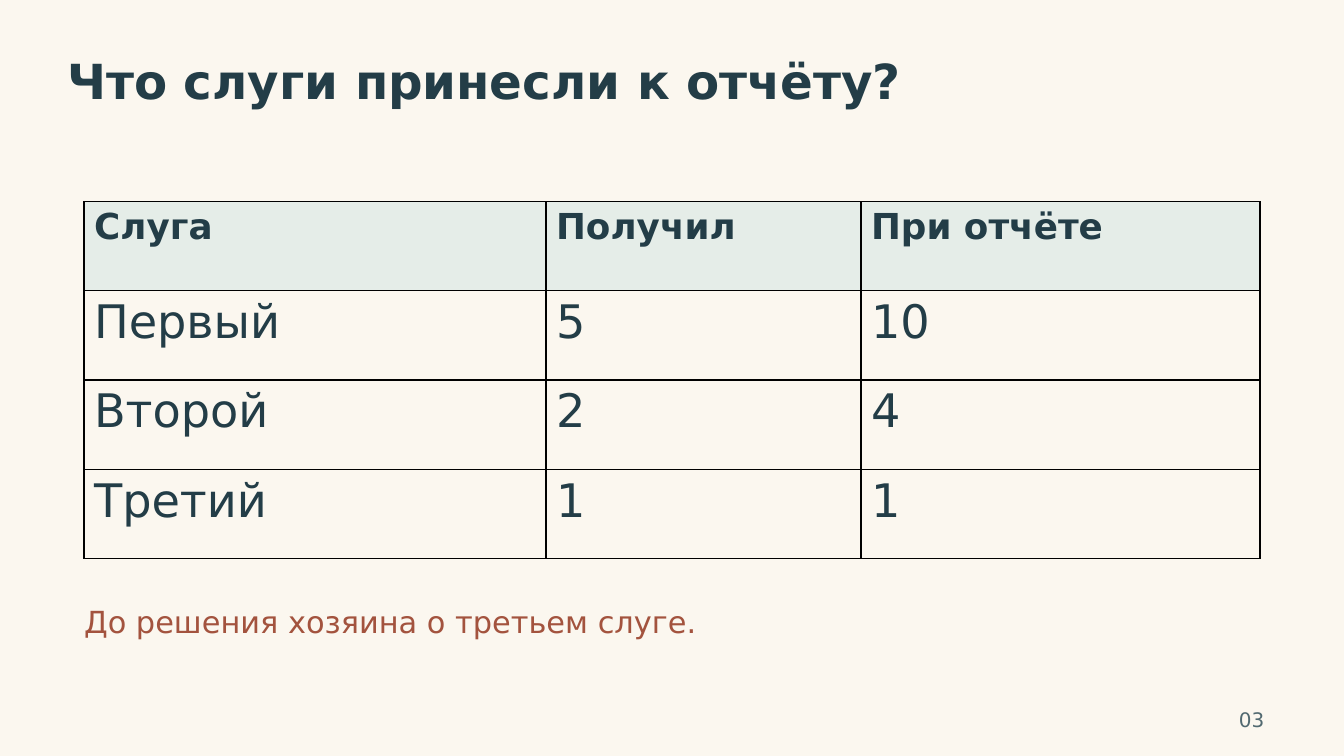
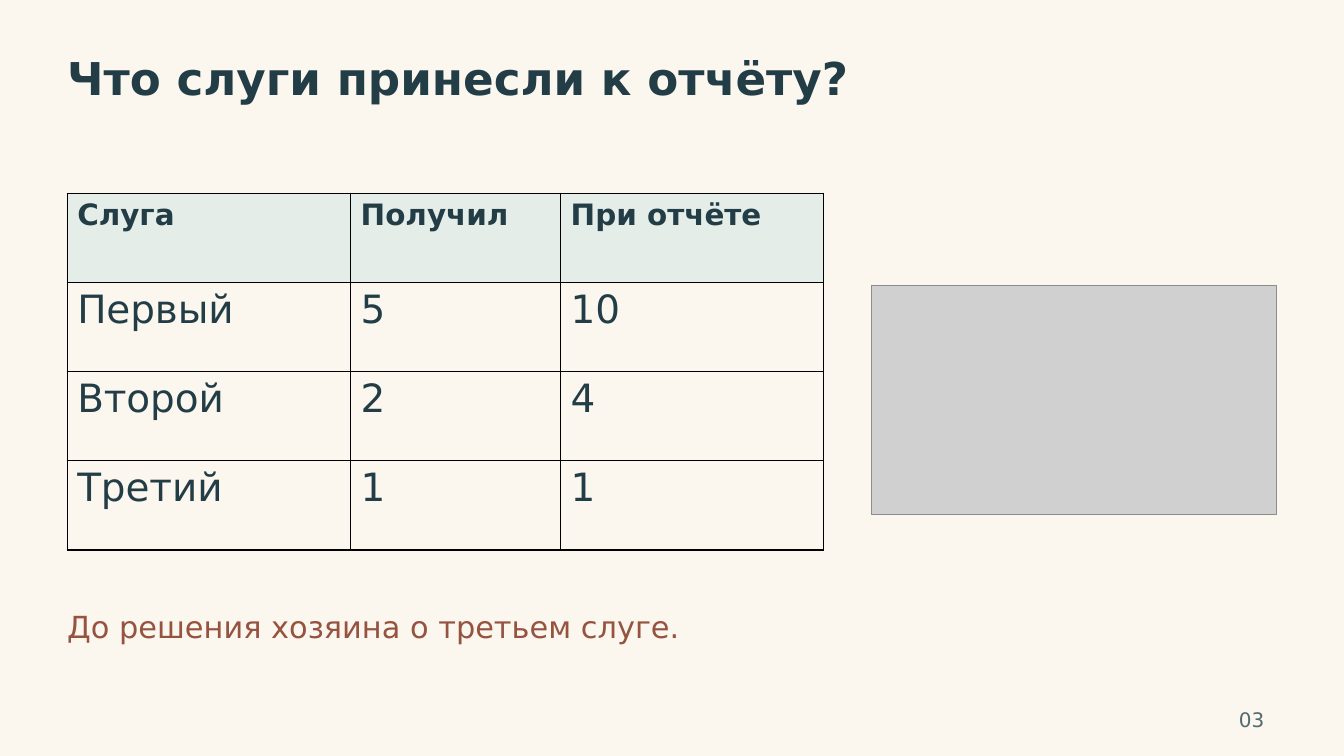
Before and after one commit to VAtapin/lessons, a slide deck: slide 3 of assets/lessons/chto-delat-so-svoim-talantom/Talant_Prezentaciya.pptx. Drawn at 1344x756 pixels with LibreOffice and Linux fonts; fonts in the diff are those of the drawing; grey boxes stand for pictures. Boxes give left, top, right and bottom in pixels: in the first picture for what was removed or moved away, otherwise in the second. Text is boxed around its words. In the diff, an @@ line names an element or a change of style, - is before the commit and + after.

```diff
--- a/assets/lessons/chto-delat-so-svoim-talantom/Talant_Prezentaciya.pptx
+++ b/assets/lessons/chto-delat-so-svoim-talantom/Talant_Prezentaciya.pptx
@@ text "Что слуги принесли к отчёту?" at bbox=[67, 60, 848, 105]: size 34.5 to 32.2 pt @@
@@ table at bbox=[68, 194, 823, 551] @@
@@ size 25.5 to 21 pt in "Слуга", "Получил", "При отчёте" @@
@@ size 33 to 27.8 pt in "Первый", "5", "10", "Второй" and 5 more places @@
@@ table: place and size @@
-table at bbox=[84, 202, 1259, 559]
+table at bbox=[68, 194, 823, 551]
@@ picture added at bbox=[872, 286, 1277, 514] @@
@@ text "До решения хозяина о третьем ...": place and size @@
-text "До решения хозяина о третьем ..." at bbox=[84, 611, 696, 639]
+text "До решения хозяина о третьем ..." at bbox=[67, 616, 679, 644]
@@ text "До решения хозяина о третьем ..." at bbox=[67, 616, 679, 644]: text colour #A3533E to #96533F @@
```
Also in this commit, not shown: 8 other slides changed, 45 other files.
